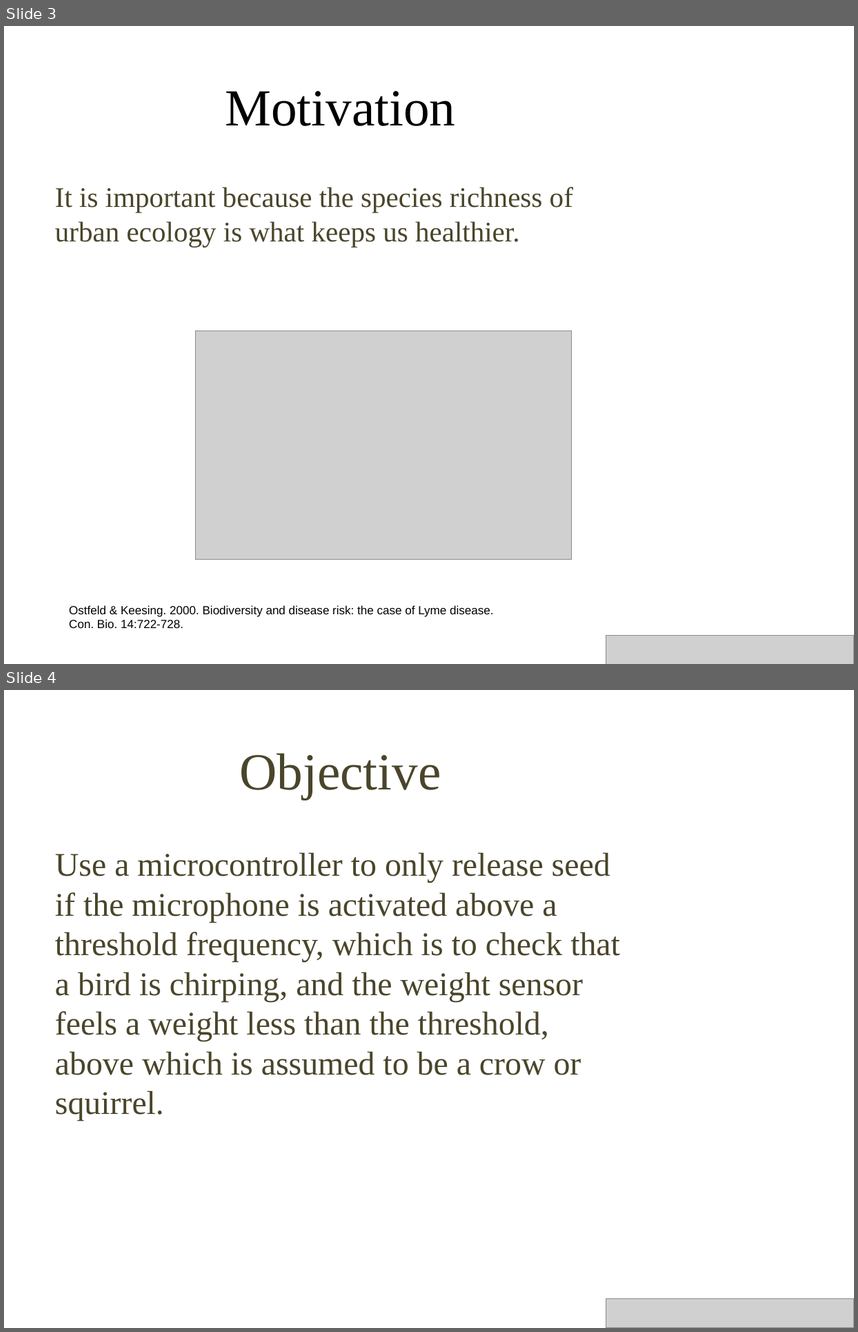
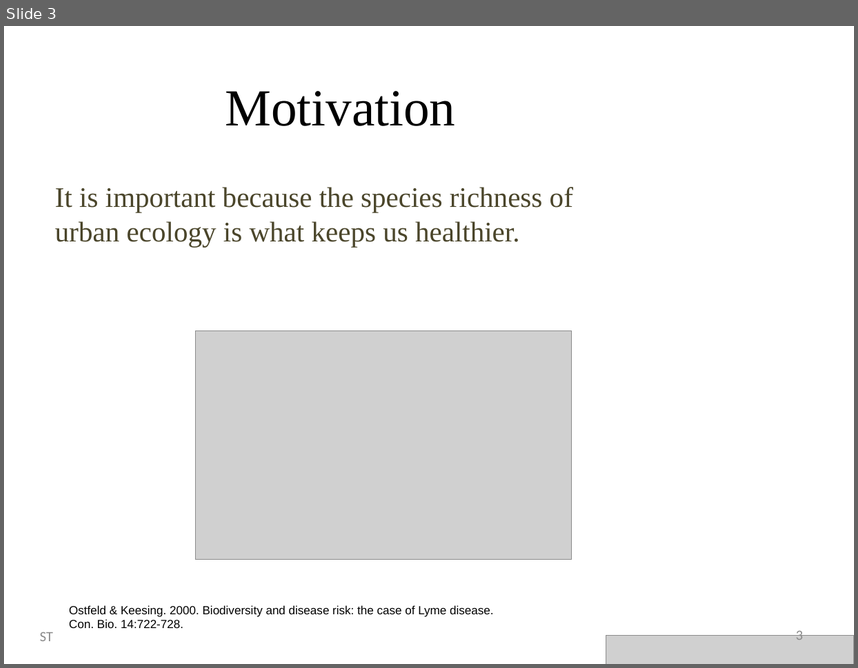
Before and after one commit to Stevie-Nicks-and-the-Xaybanha-Zhous/SelectiveBirdFeeder, a slide deck: Smart_Bird_Feeder_Presentation.pptx. Shown one above the other, each under a label of ours: slides 3 and 4 before the commit, slide 3 after it. The pictures are 858x1332 and 858x668 pixels, drawn with LibreOffice and Linux fonts; fonts in the diff are those of the drawing; grey boxes stand for pictures; background and template pictures are left out. Boxes give left, top, right and bottom in pixels: in the first picture for what was removed or moved away, otherwise in the second. Text is boxed around its words. In the diff, an @@ line names an element or a change of style, - is before the commit and + after.

```diff
--- a/Smart_Bird_Feeder_Presentation.pptx
+++ b/Smart_Bird_Feeder_Presentation.pptx
@@ slide 4 removed at (4, 690, 854, 1328), background picture (left out) @@
@@ title removed at (239, 753, 441, 799) @@
-Objective
@@ text removed at (55, 852, 620, 1121) @@
-Use a microcontroller to only release seed if the microphone is activated above a threshold frequency, which is to check that a bird is chirping, and the weight sensor feels a weight less than the threshold, above which is assumed to be a crow or squirrel.
@@ picture removed at (606, 1299, 854, 1328) @@
@@ slide 3 changed as well @@
@@ text added at (40, 632, 53, 641), 12 pt, text #8C8C8C @@
+ST
@@ page number added at (796, 628, 803, 639), 12 pt, text #8C8C8C @@
+3
```
Also in this commit, not shown: 11 other slides changed, 7 slides added, 3 other slides removed.
